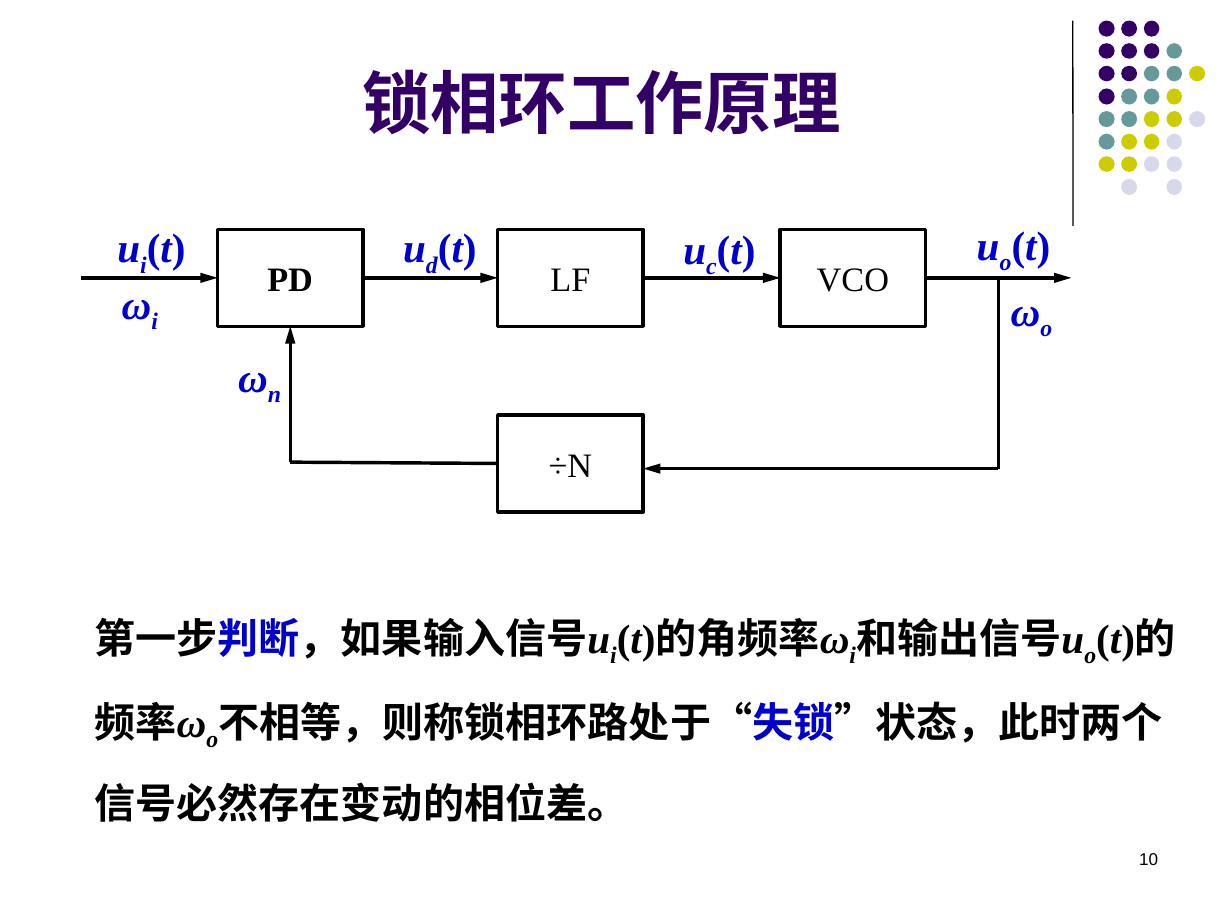
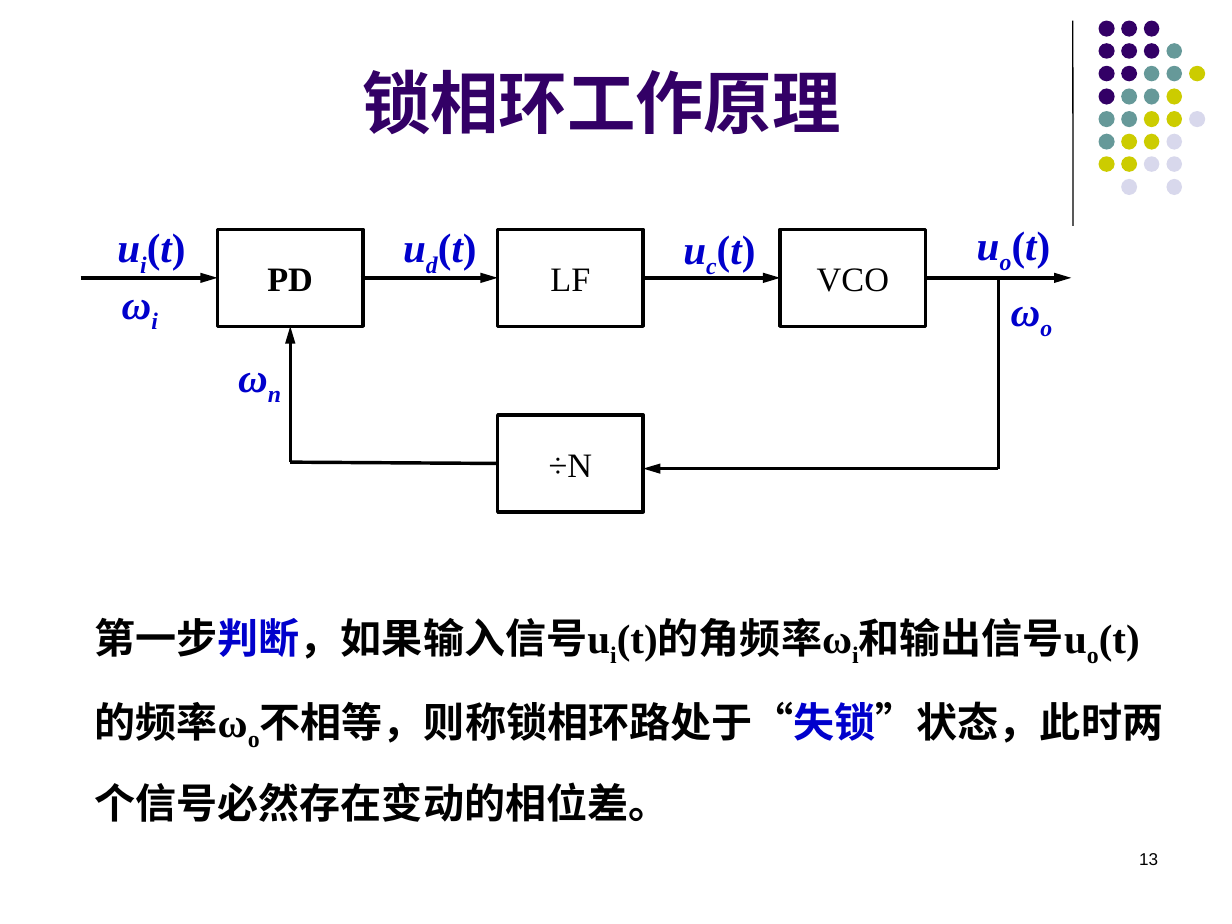
Before and after one commit to lyMeiSEU/ly_schoolhelper, a slide deck: slide 13 of 通信电子/第七章 频率合成器.pptx (slide 10 before the commit). Drawn at 1232x924 pixels with LibreOffice and Linux fonts; fonts in the diff are those of the drawing; background and template pictures are left out. Boxes give left, top, right and bottom in pixels: in the first picture for what was removed or moved away, otherwise in the second. Text is boxed around its words. In the diff, an @@ line names an element or a change of style, - is before the commit and + after.

```diff
--- a/通信电子/第七章 频率合成器.pptx
+++ b/通信电子/第七章 频率合成器.pptx
@@ text "第一步判断，如果输入信号ui(t)的角频率ωi和输出信号uo(t)的频率ωo不相等，则称锁相环路处于“失锁”状态，此时两 ..." at [95, 618, 1163, 822]: italic off in "第一步判断，如果输入信号ui(t)的角频率ωi和输出信号uo(t)的频率ωo不相等，则称锁相环路处于“失锁”状态，此时两 ..." @@
@@ page number at [1139, 853, 1158, 865]: text changed @@
-10
+13
```
Also in this commit, not shown: 12 other slides changed, 3 slides added, 39 other files.
